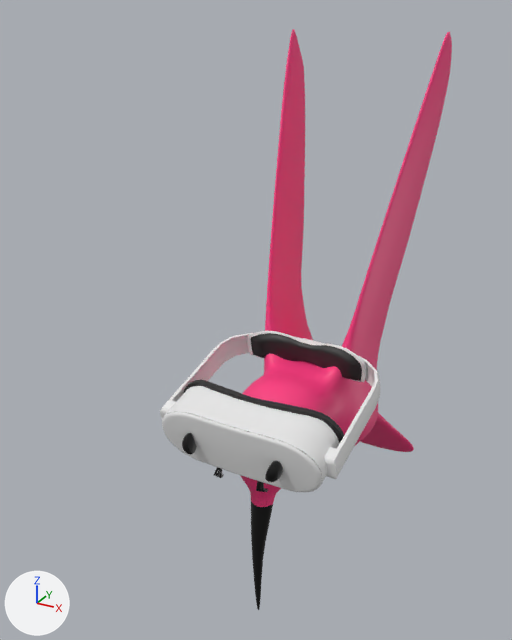
An edit to the glTF model public/models/birdWithGlasses.glb, drawn before and after from the same camera.
The view is the same before and after, from a 50 mm lens placed at (1.43, -3.97, 2.35), pointed at (-0.18, -1.04, 0.88). The axes (+X, +Y, +Z) are drawn at lower left. The lights are the same throughout. Where no turn or scale is listed for an object, it has been applied to the vertices.

The scene before the commit, as lines of its bpy script (objects in view):
```python
mat_branco_002 = principled_material('Branco.002')
mat_branco_002.base_color = (0.8, 0.8, 0.8)  # white #e7e7e7
mat_branco_002.roughness = 0.8
me_cylinder_002 = bpy.data.meshes.new('Cylinder.002')
me_cylinder_002.from_pydata(...)  # 320 vertices, 632 faces; spans x -0.497..0.028, y -0.05..0.056, z -0.05..0.056
me_cylinder_002.materials.append(mat_material_008)  # black #000000
me_object_0_002 = bpy.data.meshes.new('Object_0.002')
me_object_0_002.from_pydata(...)  # 978 vertices, 1744 faces; spans x -0.472..0.484, y -1.714..-0.849, z -0.198..0.234
me_object_0_002.materials.append(mat_branco_002)  # white #e7e7e7
me_plane_005 = bpy.data.meshes.new('Plane.005')
me_plane_005.from_pydata(...)  # 1650 vertices, 3296 faces; spans x -0.45..0.43, y -1.52..0.4, z -1.26..1.75
# faces by material slot: [3072, 224]
me_plane_005.materials.append(mat_material_007)  # pink #ff3b82
me_plane_005.materials.append(mat_material_008)  # black #000000
me_plane_006 = bpy.data.meshes.new('Plane.006')
me_plane_006.from_pydata(...)  # 136 vertices, 264 faces; spans x -0.254..0.03, y -0.034..0.049, z -0.066..0.046
me_plane_006.materials.append(mat_material_008)  # black #000000
ob_colibri_001 = bpy.data.objects.new('Colibri.001', me_plane_005)
ob_colibri_001.location = (-0.001, 0.109, 0.494)
ob_cylinder = bpy.data.objects.new('Cylinder', me_cylinder_002)
ob_cylinder.location = (0.224, -1.598, 0.433)
ob_object_4 = bpy.data.objects.new('Object_4', me_object_0_002)
ob_object_4.location = (-0.001, 0.109, 0.494)
ob_plane = bpy.data.objects.new('Plane', me_plane_006)
ob_plane.location = (0.088, -1.48, 0.266)
# also in view: 'Object_5' at (0.0, -1.19, 0.51)
```
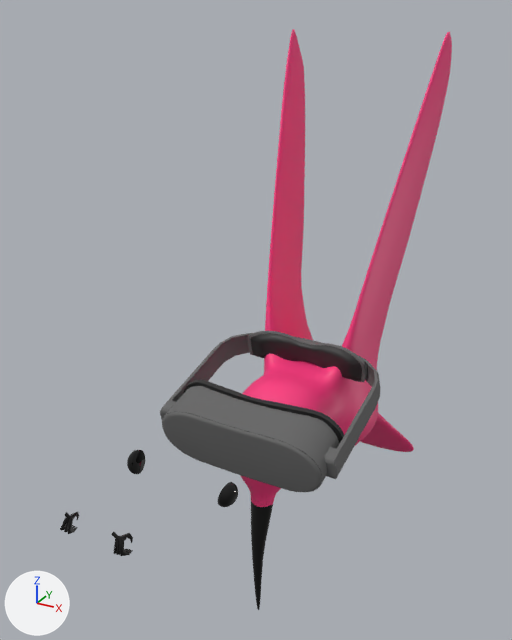
Location of each change, (x1, y1, x2, y2) in pixels of the pictures (512 x 640 px):
'Object_4', recoloured (white to grey): (160, 331, 380, 492) in both
'Cylinder', moved: before (182, 433, 283, 482); after (127, 450, 238, 507)
'Plane', moved: before (214, 467, 268, 492); after (60, 512, 133, 556)

Patch to the scene script:
```diff
--- a/public/models/birdWithGlasses.glb.py
+++ b/public/models/birdWithGlasses.glb.py
@@ mat_branco_002 @@
 mat_branco_002 = principled_material('Branco.002')
-mat_branco_002.base_color = (0.8, 0.8, 0.8)  # white #e7e7e7
+mat_branco_002.base_color = (0.131, 0.131, 0.131)  # dark grey #656565
 mat_branco_002.roughness = 0.8
@@ ob_cylinder @@
 ob_cylinder = bpy.data.objects.new('Cylinder', me_cylinder_002)
-ob_cylinder.location = (0.224, -1.598, 0.433)
+ob_cylinder.location = (0.223, -1.998, 0.572)
@@ ob_plane @@
 ob_plane = bpy.data.objects.new('Plane', me_plane_006)
-ob_plane.location = (0.088, -1.48, 0.266)
+ob_plane.location = (0.086, -2.497, 0.675)
```
